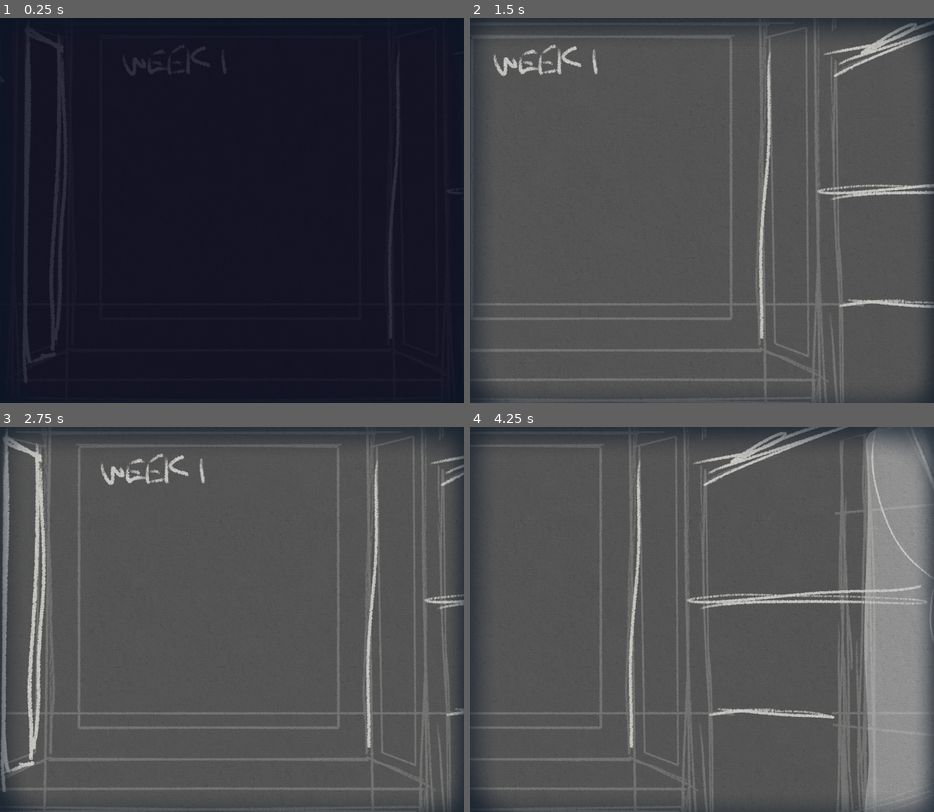
Above: before the commit, frames 1-4 (two rows, left to right).
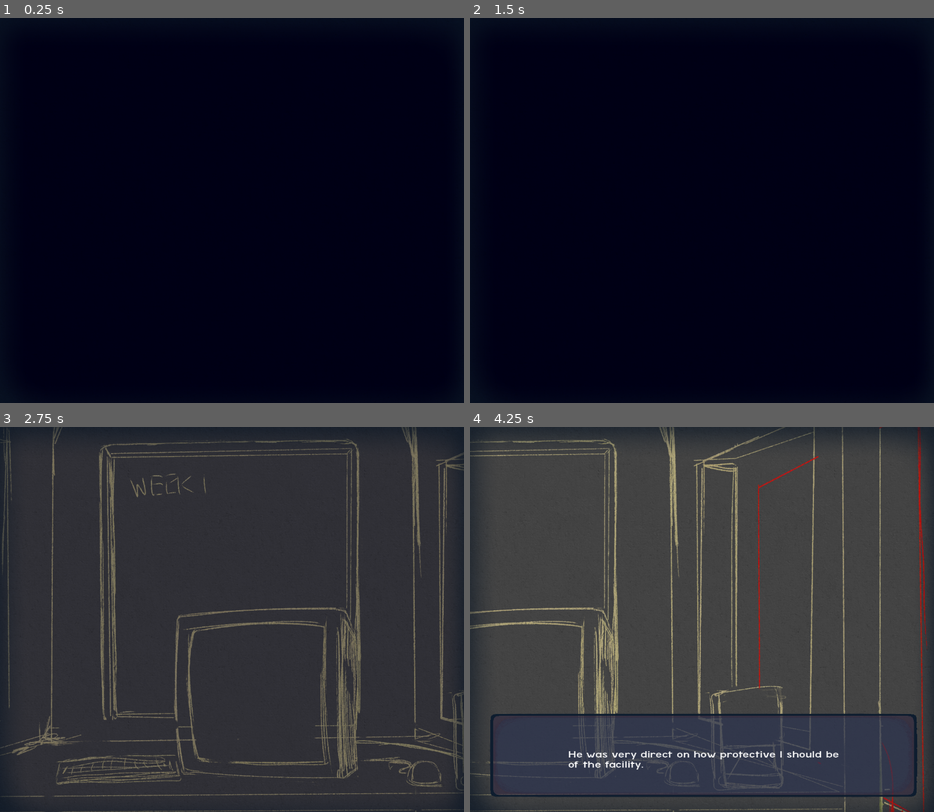
Above: after the commit, the same moments.

Repository: KURUKURURU/Project4Neo
Game: Godot game, scene res://scenes/booth_game1.tscn
Two runs of this game, one before a commit and one after it. Both use one fixed random seed, a clock stepped at 60 frames per second and the inputs below. This scene is started directly instead of the project's main scene.
Inputs (mouse positions are in pixels of both pictures, inside the frame that each line leads up to):
- Up to frame 1 (0.25 s): no input
- Up to frame 2 (1.5 s): tap Enter (ui_accept) at 0.5, 0.77 s; move the mouse to (804, 191) at 0.52 s; hold D (right) 0.53-1.28 s; tap E (interact) at 0.6 s; move the mouse to (609, 229) at 1.27 s; hold S (down) from 1.28 s (still down); click (609, 229) at 1.35 s
- Up to frame 3 (2.75 s): tap Enter (ui_accept) at 1.52 s; tap E (interact) at 1.55, 2.1 s; move the mouse to (278, 534) at 2.02 s; release S (down) at 2.03 s; hold D (right) from 2.03 s (still down)
- Up to frame 4 (4.25 s): move the mouse to (678, 696) at 2.77 s; release D (right) at 2.78 s; hold W (up) 2.78-3.53 s; tap Alt at 2.85 s; tap Enter (ui_accept) at 3.02, 3.5, 3.77 s; tap E (interact) at 3.05, 3.8 s; move the mouse to (841, 677) at 3.52 s; hold A (left) from 3.53 s (still down); tap Shift at 3.6 s

The runs differ from the first frame. In frame 1, 8.1% of the frame differs, in the area x 0-100%, y 2-97%; in frame 2, 100%, in the area x 0-100%, y 0-100%; in frame 3, 90%; in frame 4, 42%.

Commit message:
starting the main game demo function sceneennenennen

Diff:
--- a/sleepover/scenes/booth_game1.tscn
+++ b/sleepover/scenes/booth_game1.tscn
@@ -1,11 +1,11 @@
 [gd_scene load_steps=13 format=3 uid="uid://b1tukiw0ew1lj"]
 
 [ext_resource type="Script" uid="uid://ceqnqfrekwyu4" path="res://scenes/booth_game_1.gd" id="1_8p4ax"]
-[ext_resource type="Script" uid="uid://cu7ie5owcmlwo" path="res://camera_2d.gd" id="1_mdax1"]
 [ext_resource type="PackedScene" uid="uid://ci64unodp0266" path="res://scenes/tools/talking_ui.tscn" id="2_24ock"]
-[ext_resource type="Texture2D" uid="uid://e6r8bimuy1at" path="res://images/testturnsystem.png" id="2_mdax1"]
 [ext_resource type="Texture2D" uid="uid://sq2s7flwqc04" path="res://images/filter.png" id="3_oirde"]
 [ext_resource type="Script" uid="uid://cqwgv6p3myr2d" path="res://scenes/cursor.gd" id="4_c1lty"]
+[ext_resource type="FontFile" uid="uid://bmjxagehe61x7" path="res://fonts/scott___.ttf" id="4_oirde"]
+[ext_resource type="Texture2D" uid="uid://yf6gcvbcssip" path="res://images/test/test.png" id="5_24ock"]
 
 [sub_resource type="Animation" id="Animation_nmf60"]
 length = 0.001
@@ -59,8 +59,8 @@
 &"fadein": SubResource("Animation_u6fly")
 }
 
-[sub_resource type="CircleShape2D" id="CircleShape2D_40qg6"]
-radius = 289.00693
+[sub_resource type="RectangleShape2D" id="RectangleShape2D_oirde"]
+size = Vector2(308.5, 492.5)
 
 [sub_resource type="CircleShape2D" id="CircleShape2D_8p4ax"]
 radius = 35.510563
@@ -71,7 +71,6 @@
 [node name="top" type="CanvasLayer" parent="."]
 
 [node name="talking_ui" parent="top" instance=ExtResource("2_24ock")]
-visible = false
 z_index = 5
 position = Vector2(-21, 0)
 
@@ -93,12 +92,25 @@
 mouse_filter = 2
 texture = ExtResource("3_oirde")
 
+[node name="label" type="RichTextLabel" parent="top"]
+clip_contents = false
+offset_left = 646.0
+offset_top = 983.0
+offset_right = 1240.0
+offset_bottom = 1055.0
+theme_override_constants/outline_size = 25
+theme_override_fonts/normal_font = ExtResource("4_oirde")
+theme_override_font_sizes/normal_font_size = 56
+bbcode_enabled = true
+text = "sedfasefwe"
+horizontal_alignment = 2
+
 [node name="TextureRect" type="TextureRect" parent="."]
 offset_top = -923.0
 offset_right = 3900.0
 offset_bottom = 157.0
 scale = Vector2(1.7156413, 1.7156413)
-texture = ExtResource("2_mdax1")
+texture = ExtResource("5_24ock")
 
 [node name="Camera2D" type="Camera2D" parent="."]
 position = Vector2(3345, 0)
@@ -112,16 +124,23 @@
 position_smoothing_enabled = true
 position_smoothing_speed = 3.12
 drag_horizontal_enabled = true
-script = ExtResource("1_mdax1")
 
 [node name="Jane" type="Area2D" parent="."]
 
+[node name="TextureButton" type="TextureButton" parent="Jane"]
+offset_left = 330.0
+offset_top = -213.0
+offset_right = 646.0
+offset_bottom = 291.0
+
 [node name="CollisionShape2D" type="CollisionShape2D" parent="Jane"]
-position = Vector2(497, 73)
-shape = SubResource("CircleShape2D_40qg6")
+position = Vector2(475.75, 34.75)
+shape = SubResource("RectangleShape2D_oirde")
 
 [node name="Cursor" type="Area2D" parent="."]
 script = ExtResource("4_c1lty")
 
 [node name="CollisionShape2D" type="CollisionShape2D" parent="Cursor"]
 shape = SubResource("CircleShape2D_8p4ax")
+
+[connection signal="pressed" from="Jane/TextureButton" to="." method="Woman"]
--- a/sleepover/scenes/booth_game_1.gd
+++ b/sleepover/scenes/booth_game_1.gd
@@ -1,40 +1,77 @@
 extends Node2D
 @onready var fadeAnimation = $top/fade/animation
 @onready var fadeColor = $top/fade
+@onready var label = $top/label
 
 @onready var cursor = $Cursor
+@onready var cam = $Camera2D
 @onready var jane = $Jane
 
+@onready var t = $top/talking_ui
+@onready var sprite = $top/talking_ui/Sprite
+
 var talking = false
+var pause = false
 
 var cursor_image
+var current_cursor_state = ""
 
-# Called when the node enters the scene tree for the first time.
 func _ready() -> void:
+
+	pause = true
+
+	await wait(2.0)
 	fadeAnimation.play("fadein")
 	await fadeAnimation.animation_finished
 	fadeColor.hide()
+	pause = false
+
+	await speak("", "He was very direct on how protective I should be of the facility.", "","","")
+	await speak("", "Though, I'm not going to be a big fan of those methods.", "","","")
+	await speak("", "I came here for a reason.", "","","")
+	e()
 
 
-# Called every frame. 'delta' is the elapsed time since the previous frame.
 func _process(delta: float) -> void:
+
+	if !talking and !pause:
+		label.show()
+		cam.global_position = get_global_mouse_position()
+	else:
+		label.hide()
+
 	cursor.global_position = get_global_mouse_position()
-	Input.set_custom_mouse_cursor(cursor_image)
 
 	if talking:
 		return
 
 	if jane.overlaps_area(cursor):
-		set_cursor("interact_cursor")
+		interact("Woman")
 
 		if Input.is_action_just_pressed("click"):
 			pass
 	else:
-		set_cursor("normal_cursor")
+		interact("")
 
-func set_cursor(thing):
-	match thing:
-		"normal_cursor":
-			cursor_image = load("res://images/cursor/normal_cursor.png")
-		"interact_cursor":
-			cursor_image = load("res://images/cursor/cursor_interact.png")
+func interact(text):
+	label.text = "[shake]" + text
+
+
+
+func Woman() -> void:
+	talking = true
+	await speak("", "There's a woman over there.","", "", "")
+	await speak("", "She must've been approached like I had.","", "", "")
+	e()
+
+	talking = false
+
+func speak(n, m, c1, c2, c3):
+	await t._speak(n, m, c1, c2, c3)
+
+func e():
+	t._end()
+	talking = false
+
+func wait(seconds: float) -> void:
+	await get_tree().create_timer(seconds).timeout
--- a/sleepover/scenes/booths.gd
+++ b/sleepover/scenes/booths.gd
@@ -51,7 +51,7 @@
 				if t.choice == 1:
 					pass
 				elif t.choice == 2:
-					pass #add the code bro
+					get_tree().change_scene_to_file("uid://b1tukiw0ew1lj")
 				e()
 
 				talking = false
Binary file added: sleepover/images/test/hour.png
Not shown, added: sleepover/images/test/hour.png.import
Binary file added: sleepover/images/test/minute.png
Not shown, added: sleepover/images/test/minute.png.import
Binary file added: sleepover/images/test/test.png
Not shown, added: sleepover/images/test/test.png.import
Binary file added: sleepover/images/test/test_cBase.png
Not shown, added: sleepover/images/test/test_cBase.png.import
